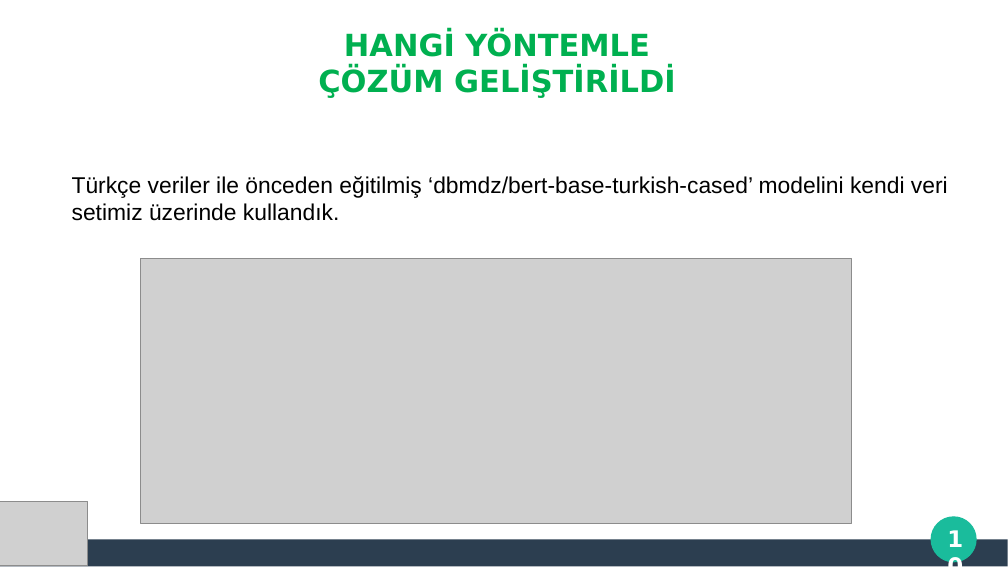
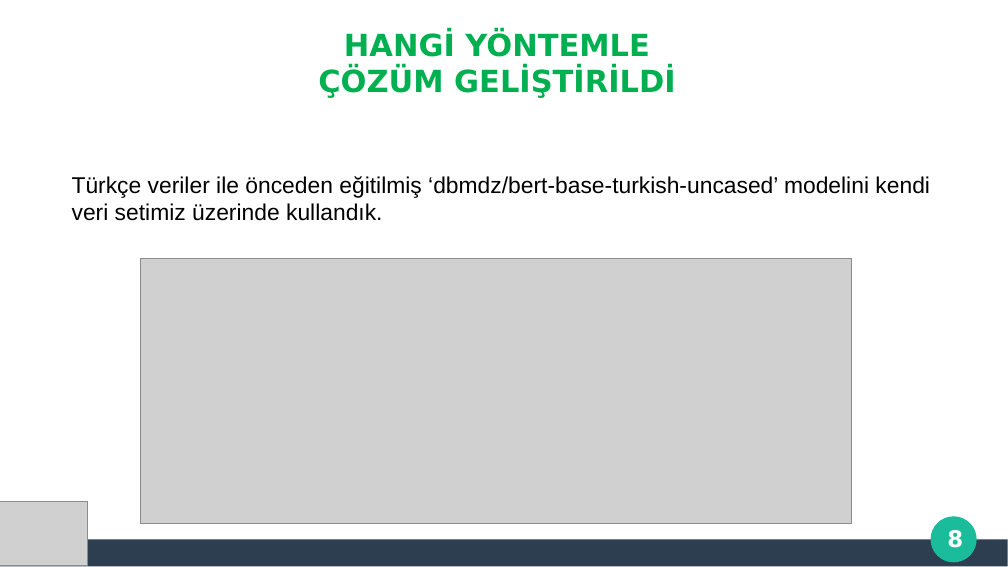
Before and after one commit to thealper2/gat0r-nlp, a slide deck: slide 8 of GATOR_Sunum.pptx (slide 10 before the commit). Drawn at 1008x567 pixels with LibreOffice and Linux fonts; fonts in the diff are those of the drawing; grey boxes stand for pictures; background and template pictures are left out. Boxes give left, top, right and bottom in pixels: in the first picture for what was removed or moved away, otherwise in the second. Text is boxed around its words. In the diff, an @@ line names an element or a change of style, - is before the commit and + after.

```diff
--- a/GATOR_Sunum.pptx
+++ b/GATOR_Sunum.pptx
@@ text at box(72, 176, 930, 221): text changed @@
-Türkçe veriler ile önceden eğitilmiş ‘dbmdz/bert-base-turkish-cased’ modelini kendi veri setimiz üzerinde kullandık.
+Türkçe veriler ile önceden eğitilmiş ‘dbmdz/bert-base-turkish-uncased’ modelini kendi veri setimiz üzerinde kullandık.
@@ page number at box(947, 530, 963, 548): text changed @@
-10
+8
```
Also in this commit, not shown: 3 other slides changed.
